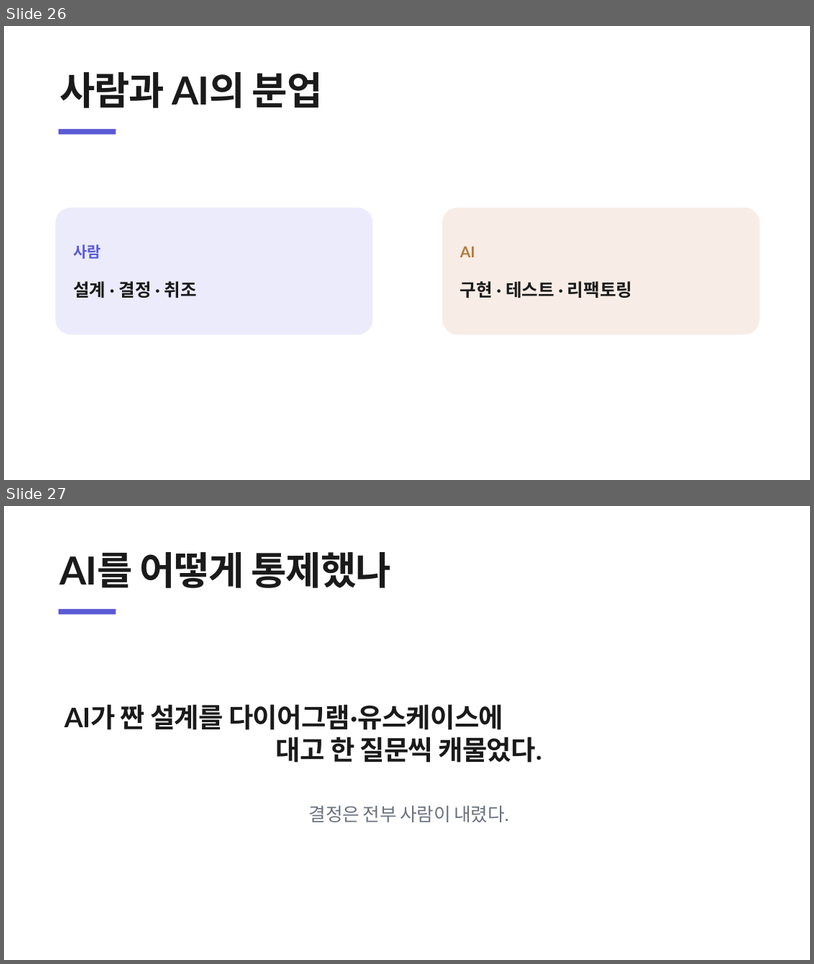
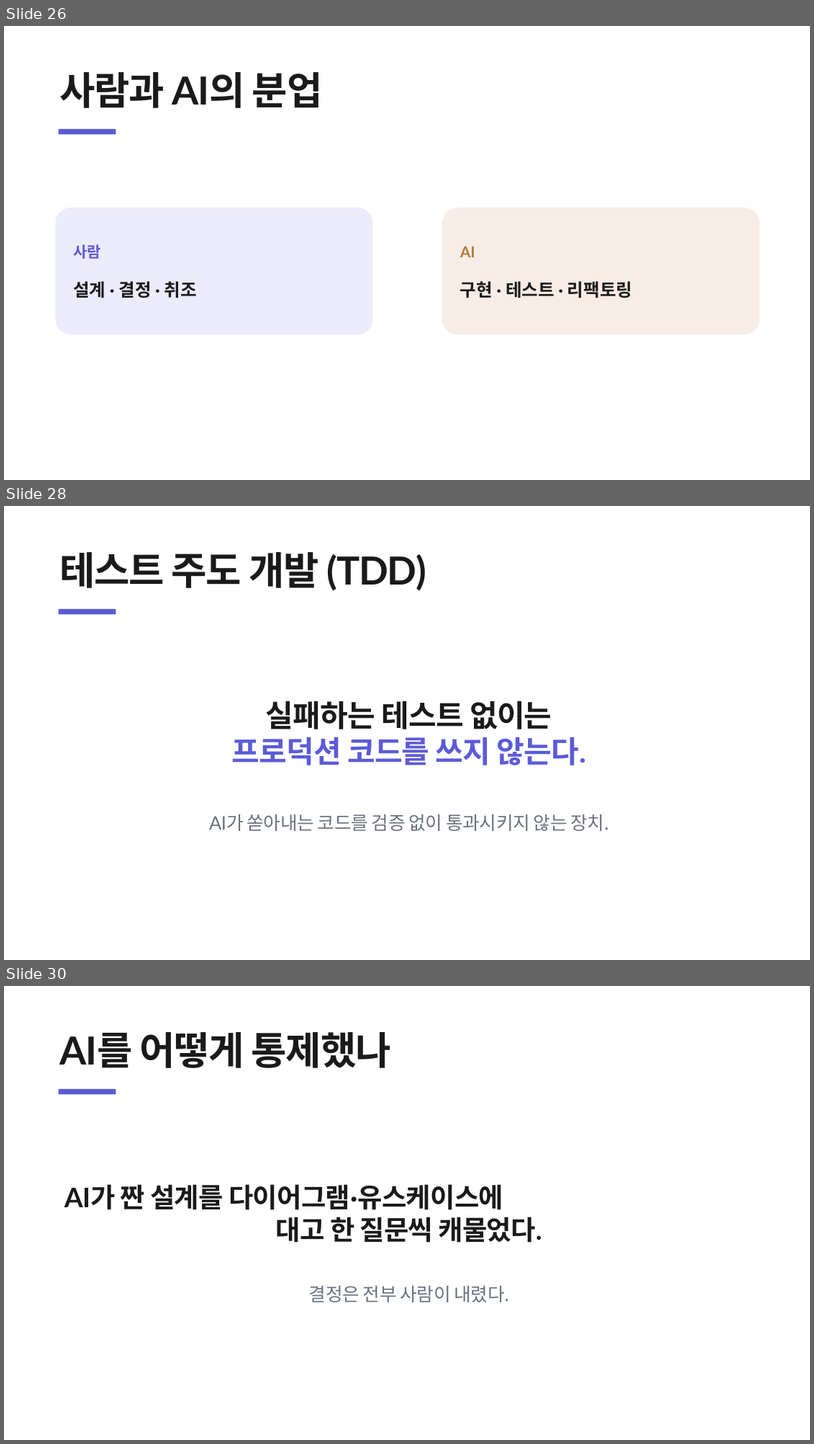
Before and after one commit to heyoonyoon/distributed-programming, a slide deck: docs/presentation/보험발표-figma.pptx. Shown one above the other, each under a label of ours: slides 26 and 27 before the commit, slides 26, 28 and 30 after it; the slides between them are not shown. The pictures are 814x964 and 814x1444 pixels, drawn with LibreOffice and Linux fonts; fonts in the diff are those of the drawing. Boxes give left, top, right and bottom in pixels: in the first picture for what was removed or moved away, otherwise in the second. Text is boxed around its words. In the diff, an @@ line names an element or a change of style, - is before the commit and + after.

```diff
--- a/docs/presentation/보험발표-figma.pptx
+++ b/docs/presentation/보험발표-figma.pptx
@@ slide 28 added at bbox=[4, 506, 810, 960], background #FFFFFF @@
@@ text added at bbox=[59, 552, 427, 591], 46 pt, text #1A1A1A, bold @@
+테스트 주도 개발 (TDD)
@@ rectangle added at bbox=[59, 609, 116, 614], fill #5B5BD6 @@
@@ text added at bbox=[232, 700, 586, 765], 36 pt, text #5B5BD6, bold @@
+실패하는 테스트 없이는
+프로덕션 코드를 쓰지 않는다.
@@ text added at bbox=[209, 814, 610, 831], 22 pt, text #6B7280 @@
+AI가 쏟아내는 코드를 검증 없이 통과시키지 않는 장치.
@@ what was slide 27 is now slide 30 @@
```
Also in this commit, not shown: 2 other slides added, 1 other file.
